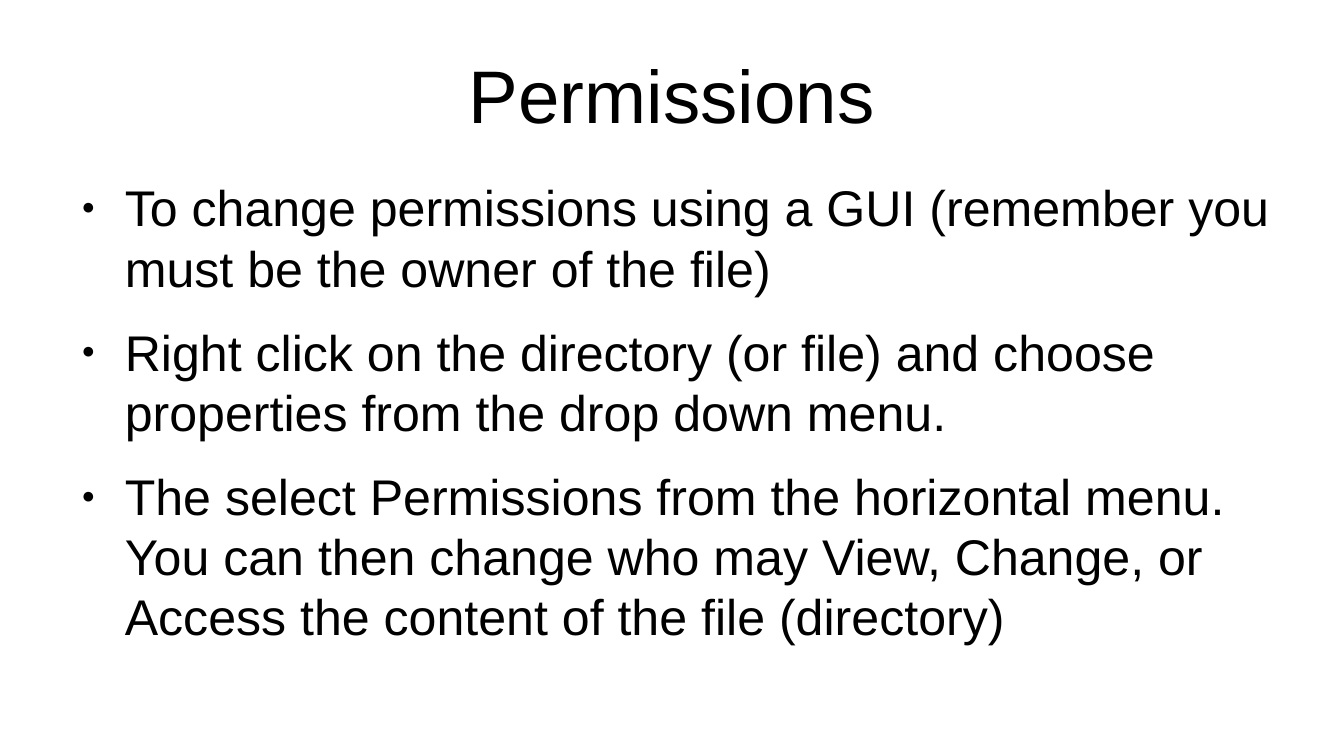
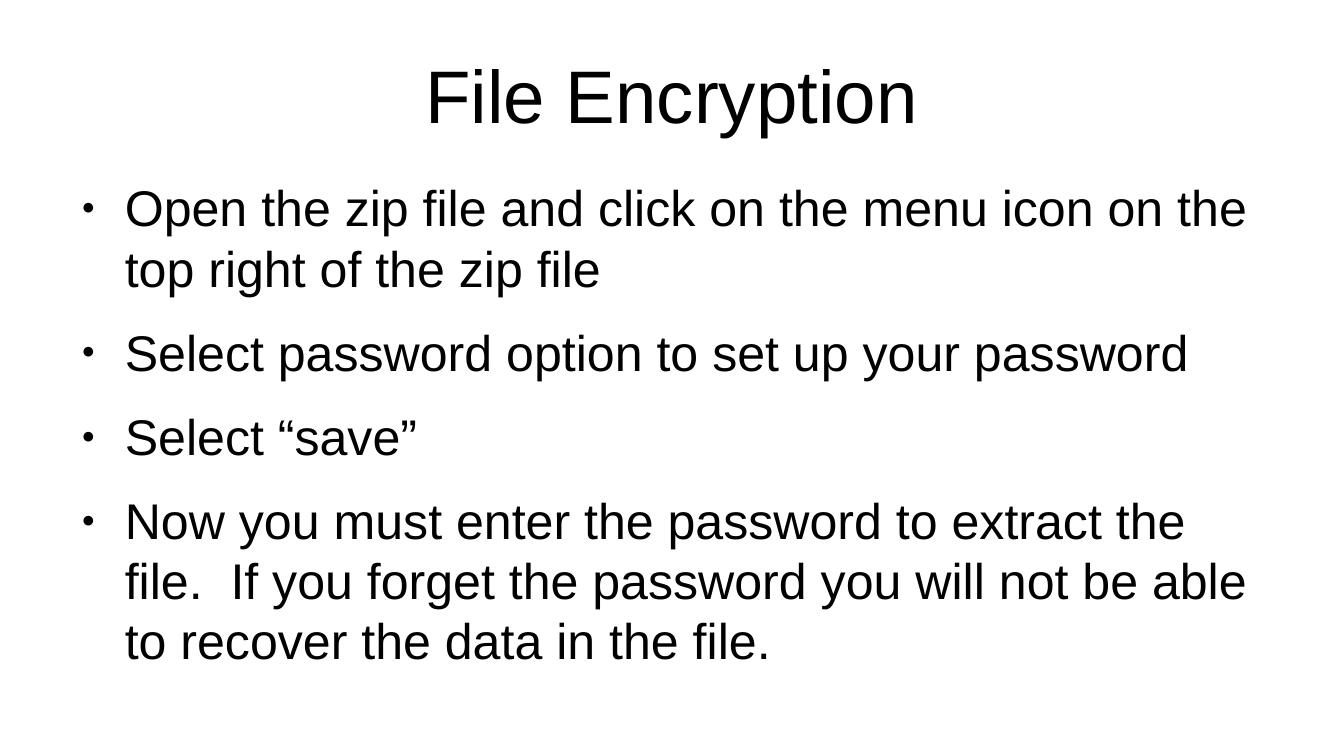
Before and after one commit to CochiseLinuxUsersGroup/Presentations, a slide deck: slide 31 of Security Considerations Encore.odp (slide 30 before the commit). Drawn at 1344x756 pixels with LibreOffice and Linux fonts; fonts in the diff are those of the drawing. Boxes give left, top, right and bottom in pixels: in the first picture for what was removed or moved away, otherwise in the second. Text is boxed around its words. In the diff, an @@ line names an element or a change of style, - is before the commit and + after.

```diff
--- a/Security Considerations Encore.odp
+++ b/Security Considerations Encore.odp
@@ title at [425,69,918,137]: text changed @@
-Permissions
+File Encryption
@@ text at [125,189,1247,660]: text changed @@
-● To change permissions using a GUI (remember you must be the owner of the file)
-● Right click on the directory (or file) and choose properties from the drop down menu.
-● The select Permissions from the horizontal menu. You can then change who may View, Change, or Access the content of the file (directory)
+● Open the zip file and click on the menu icon on the top right of the zip file
+● Select password option to set up your password
+● Select “save”
+● Now you must enter the password to extract the file. If you forget the password you will not be able to recover the data in the file.
```
Also in this commit, not shown: 7 other slides changed, 13 slides added, 6 slides removed.
